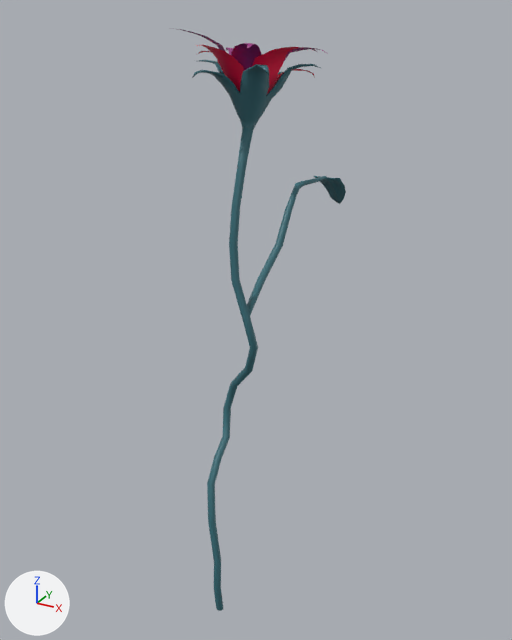
One commit to the FBX model Assets/Models/mesh_flower.fbx: the scene before it, then after it.
Before and after are seen from a 50 mm lens placed at (6.45, -5.21, 8.02), pointed at (0.98, 4.73, 3.05). The axes (+X, +Y, +Z) are drawn at lower left. The lights are the same throughout. The picture after the commit comes second. Where no turn or scale is listed for an object, it has been applied to the vertices.
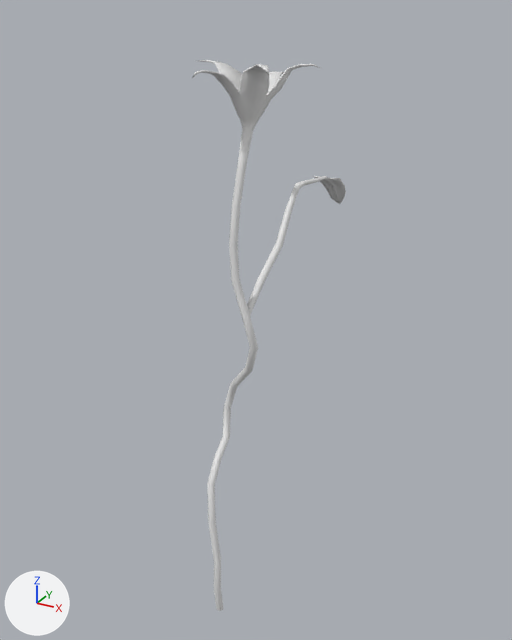
Changed parts and their boxes [x1, y1, x2, y2] in the pictures (512 x 640 px):
'Circle', reshaped (13% narrower): before [169, 28, 346, 611]; after [192, 60, 346, 611]
part 1 of me_circle_002, deleted: before [169, 28, 328, 70]
part 2 of me_circle_002, deleted (pink): before [197, 45, 315, 94]
part 3 of me_circle_002, recoloured: [192, 60, 346, 611] in both

The change, as a diff of the scene's bpy script:
```diff
--- a/Assets/Models/mesh_flower.fbx.py
+++ b/Assets/Models/mesh_flower.fbx.py
@@ me_circle_002 @@
 # used by ob_circle; location = (1.31, 2.8, -1.72)
-me_circle_002.from_pydata(...)  # 878 vertices, 852 faces; spans x -1.17..1.07, y -0.13..4.27, z 0.0..9.49
-me_circle_002.materials.append(mat_petals1)  # pink #ff0049
-me_circle_002.materials.append(mat_petals2)  # purple #98247d
+me_circle_002.from_pydata(...)  # 598 vertices, 631 faces; spans x -1.17..0.95, y -0.13..4.27, z 0.0..9.07
+# me_circle_002 part 1: the loose piece of 140 vertices spanning x -1.0..1.07, y 0.46..2.37, z 8.62..9.49 is deleted
+# me_circle_002 part 2: the loose piece of 140 vertices spanning x -1.12..0.99, y 0.31..2.32, z 8.3..9.3 is deleted
+# me_circle_002 part 3: 630 faces spanning x -1.17..0.95, y -0.13..4.27, z 0.0..9.07 switch from mat_stem (dark cyan #366c77) to no material
+# other edits to the shape of me_circle_002 do not show in these pictures
```
